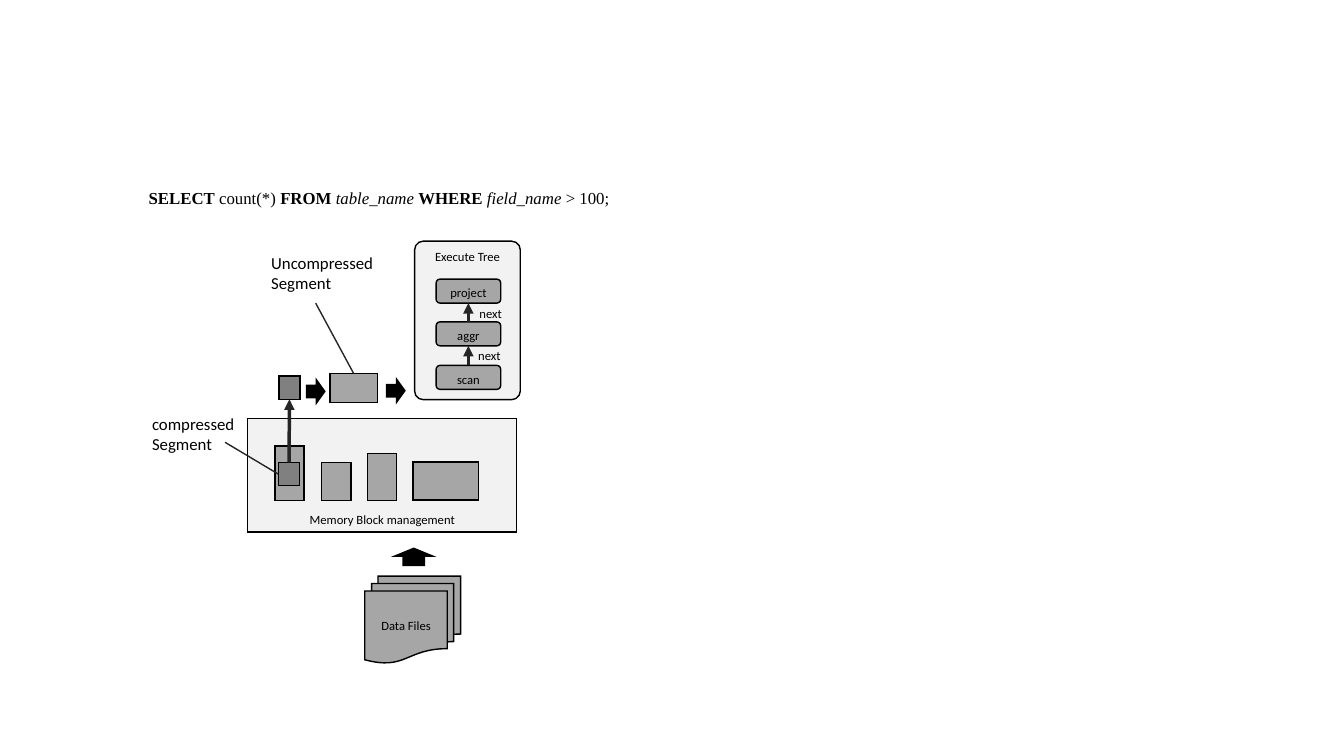
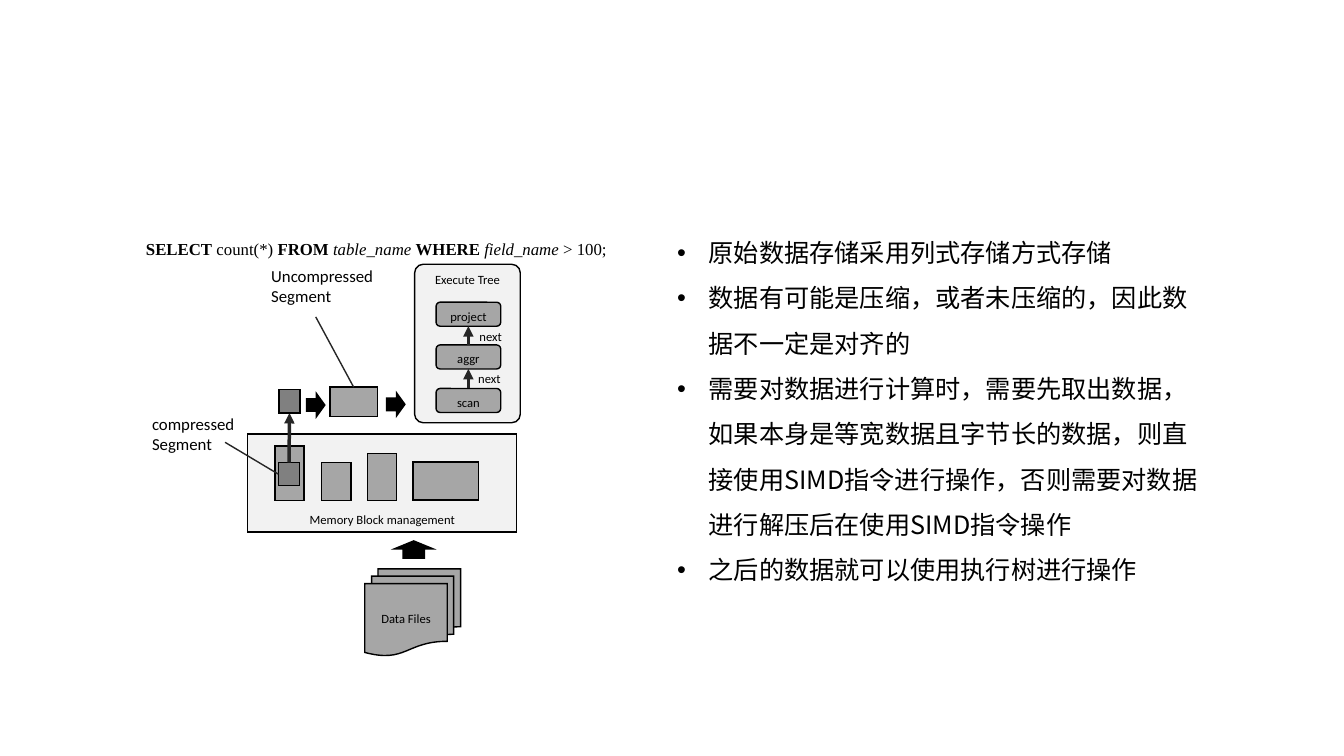
Before and after one commit to scott-zgeng/thor, a slide deck: slide 4 of doc/thor architecture.pptx (slide 23 before the commit). Drawn at 1344x756 pixels with LibreOffice and Linux fonts; fonts in the diff are those of the drawing. Boxes give left, top, right and bottom in pixels: in the first picture for what was removed or moved away, otherwise in the second. Text is boxed around its words. In the diff, an @@ line names an element or a change of style, - is before the commit and + after.

```diff
--- a/doc/thor architecture.pptx
+++ b/doc/thor architecture.pptx
@@ text "SELECT count(*) FROM table_name WHERE ...": place and size @@
-text "SELECT count(*) FROM table_name WHERE ..." at (149, 192, 609, 208)
+text "SELECT count(*) FROM table_name WHERE ..." at (146, 243, 607, 259)
@@ text added at (709, 240, 1198, 581), 18 pt, text #000000 @@
+• 原始数据存储采用列式存储方式存储
+• 数据有可能是压缩，或者未压缩的，因此数据不一定是对齐的
+• 需要对数据进行计算时，需要先取出数据，如果本身是等宽数据且字节长的数据，则直接使用SIMD指令进行操作，否则需要对数据进行解压后在使用SIMD指令操作
+• 之后的数据就可以使用执行树进行操作
@@ 4 rounded rectangles, 2 texts, 2 arrows: place and size @@
-4 rounded rectangles, 2 texts, 2 arrows at (414, 241, 520, 399)
+4 rounded rectangles, 2 texts, 2 arrows at (414, 264, 520, 422)
@@ 2 rectangles, 2 right arrows, 1 text, 1 line: place and size @@
-2 rectangles, 2 right arrows, 1 text, 1 line at (271, 257, 406, 405)
+2 rectangles, 2 right arrows, 1 text, 1 line at (271, 270, 406, 418)
@@ arrow moved from (289, 463) - (289, 399) to (289, 463) - (289, 413) @@
@@ rectangle "Memory Block management": place and size @@
-rectangle "Memory Block management" at (248, 418, 517, 532)
+rectangle "Memory Block management" at (248, 434, 517, 531)
@@ flow chart multidocument "Data Files": place and size @@
-flow chart multidocument "Data Files" at (365, 577, 461, 663)
+flow chart multidocument "Data Files" at (365, 569, 461, 655)
@@ right arrow: place and size @@
-right arrow at (391, 547, 437, 567)
+right arrow at (391, 540, 437, 560)
```
Also in this commit, not shown: 3 other slides changed, 5 slides removed, 1 other file.
